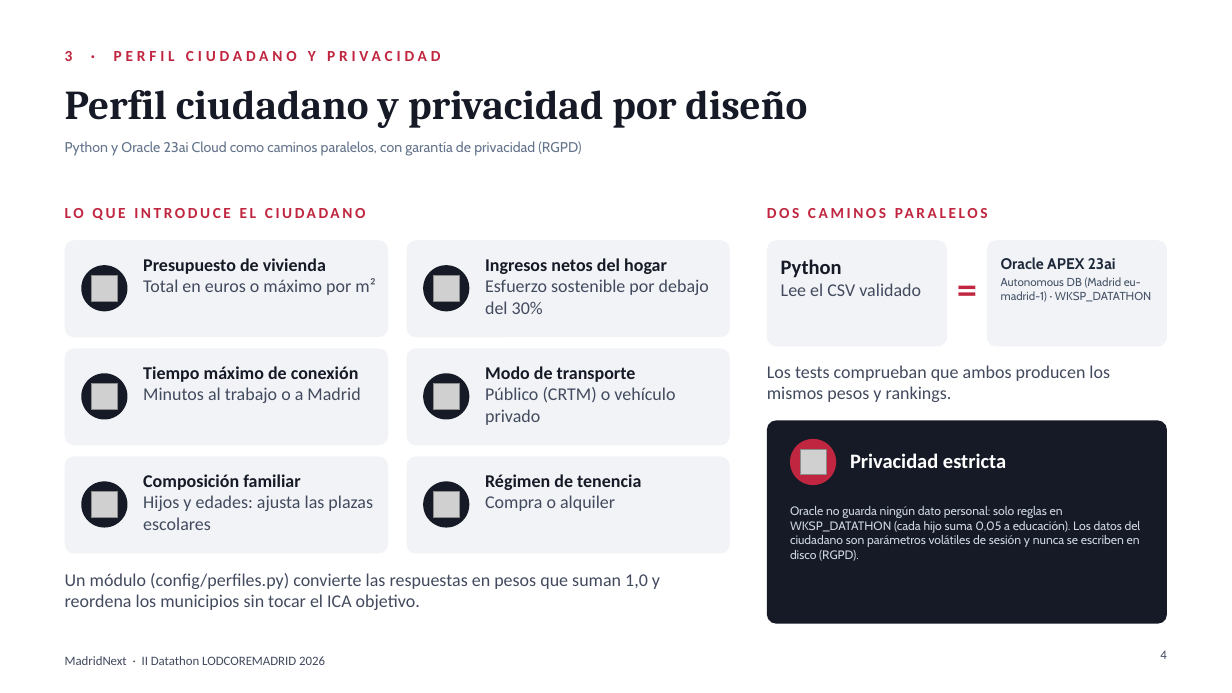
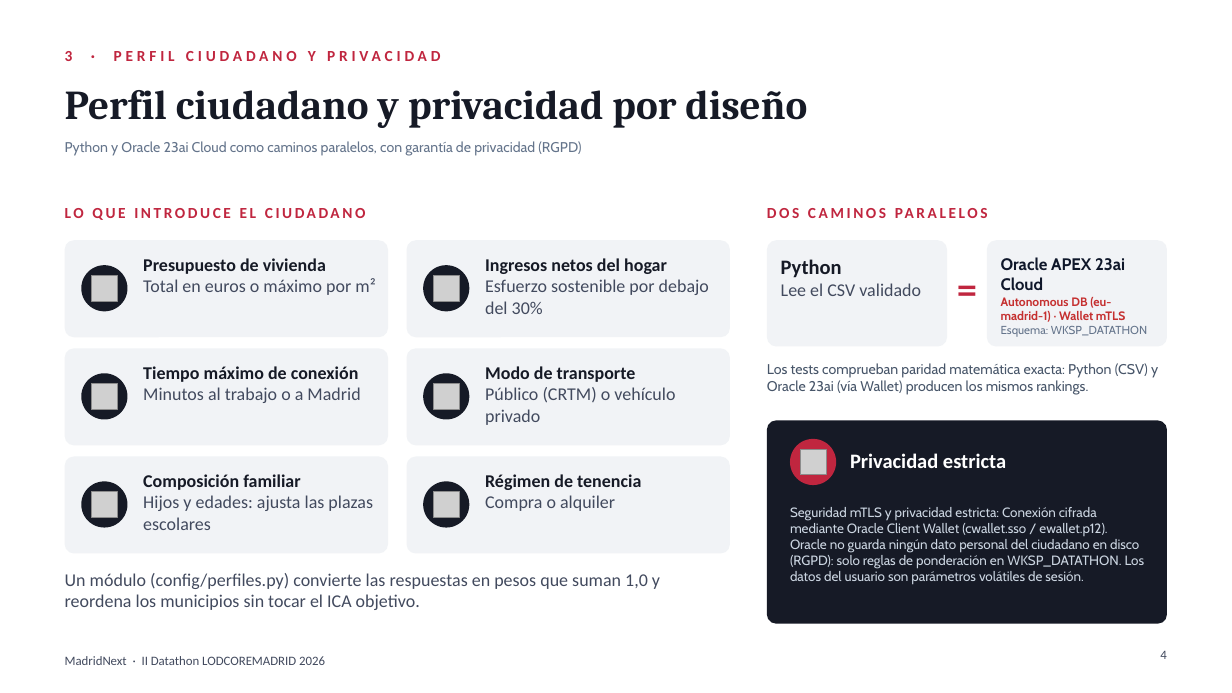
Before and after one commit to AlejandroCuntin/DatathonLodCoreMadrid, a slide deck: slide 4 of presentacion_datathon_oficial.pptx. Drawn at 1232x693 pixels with LibreOffice and Linux fonts; fonts in the diff are those of the drawing; grey boxes stand for pictures. Boxes give left, top, right and bottom in pixels: in the first picture for what was removed or moved away, otherwise in the second. Text is boxed around its words. In the diff, an @@ line names an element or a change of style, - is before the commit and + after.

Commit message:
docs(presentacion): visibiliza Oracle Autonomous 23ai Cloud y Oracle Wallet mTLS en slides 4, 7, 13 y 14

```diff
--- a/presentacion_datathon_oficial.pptx
+++ b/presentacion_datathon_oficial.pptx
@@ text at [1001, 257, 1147, 337]: text changed; size 9 to 9.5 pt; text colour #475569 to #C53030; bold on @@
-Oracle APEX 23ai
-Autonomous DB (Madrid eu-madrid-1) · WKSP_DATATHON
+Oracle APEX 23ai Cloud
+Autonomous DB (eu-madrid-1) · Wallet mTLS
+Esquema: WKSP_DATATHON
@@ text at [767, 363, 1158, 395]: text changed; size 14 to 11 pt; font Calibri to Cabin; text colour #424A5E to #475569 @@
-Los tests comprueban que ambos producen los mismos pesos y rankings.
+Los tests comprueban paridad matemática exacta: Python (CSV) y Oracle 23ai (vía Wallet) producen los mismos rankings.
@@ text at [790, 507, 1145, 585]: text changed; size 9.5 to 10.5 pt @@
-Oracle no guarda ningún dato personal: solo reglas en WKSP_DATATHON (cada hijo suma 0,05 a educación). Los datos del ciudadano son parámetros volátiles de sesión y nunca se escriben en disco (RGPD).
+Seguridad mTLS y privacidad estricta: Conexión cifrada mediante Oracle Client Wallet (cwallet.sso / ewallet.p12). Oracle no guarda ningún dato personal del ciudadano en disco (RGPD): solo reglas de ponderación en WKSP_DATATHON. Los datos del usuario son parámetros volátiles de sesión.
```
Also in this commit, not shown: 4 other slides changed, 1 other file.
